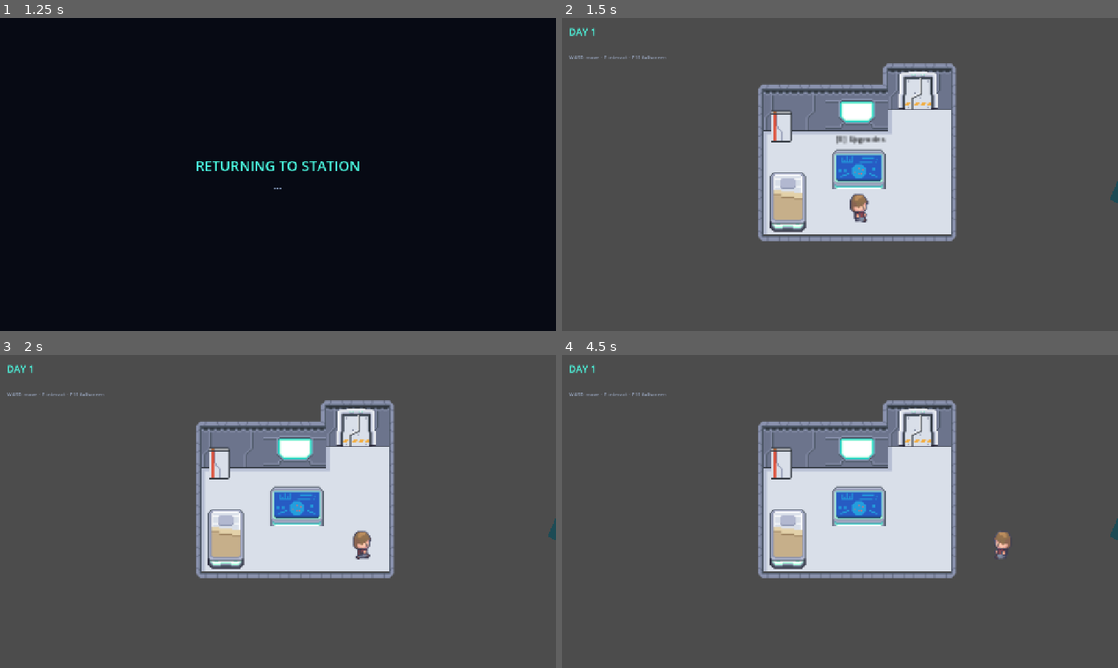
Above: before the commit, frames 1-4 (two rows, left to right).
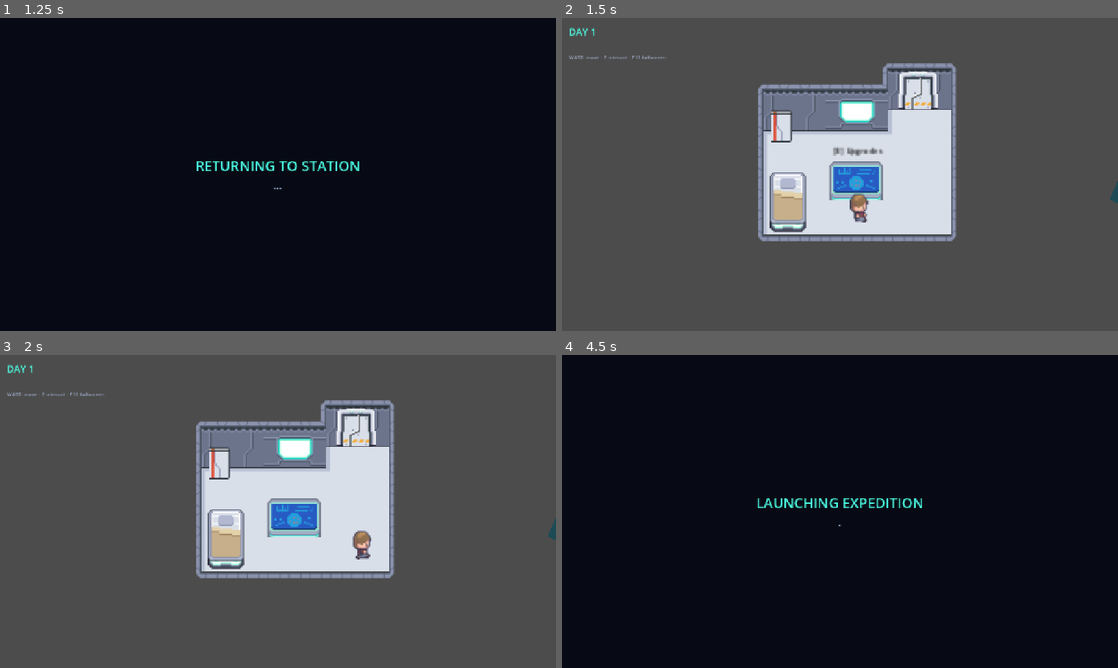
Above: after the commit, the same moments.

Repository: ahasl/kessler-cup-v01
Game: Godot game, scene res://ui/main_menu.tscn
Same seed, same stepped clock (60 frames per second), same inputs: the game is played once before the commit and once after it.
Inputs (mouse positions are in pixels of both pictures, inside the frame that each line leads up to):
- Up to frame 1 (1.25 s): click "New Game" at 0.5 s
- Up to frame 2 (1.5 s): tap Enter at 1.25 s; move the mouse to (962, 158) at 1.27 s; hold D (move_right) from 1.28 s (still down); hold E (interact) from 1.28 s (still down)
- Up to frame 3 (2 s): keep holding D (move_right); keep holding E (interact)
- Up to frame 4 (4.5 s): move the mouse to (728, 527) at 2.02 s; release D (move_right) at 2.03 s; release E (interact) at 2.03 s; hold S (move_down) 2.03-2.78 s; click (728, 527) at 2.1 s; move the mouse to (895, 442) at 2.77 s; hold D (move_right) 2.78-3.53 s; hold E (interact) 2.78-3.53 s; move the mouse to (812, 574) at 3.52 s; hold W (move_up) 3.53-4.28 s; click (812, 574) at 3.6 s; move the mouse to (1006, 558) at 4.27 s; hold A (move_left) from 4.28 s (still down); hold E (interact) from 4.28 s (still down)

Frame 1 is identical in both runs. In frame 2, 1.5% of the frame differs, in the area x 48-59%, y 37-59%; in frame 3, 1.5%; in frame 4, 100%, in the area x 0-100%, y 0-100%.

Commit message:
fix: collisions

Diff:
--- a/scenes/station/props/bed.tscn
+++ b/scenes/station/props/bed.tscn
@@ -4,7 +4,7 @@
 [ext_resource type="Texture2D" uid="uid://cj81ms7gxen5s" path="res://lib/Sci-Asset-Pack/StaticProps/Props.png" id="2_3epbb"]
 
 [sub_resource type="RectangleShape2D" id="shape"]
-size = Vector2(24, 42)
+size = Vector2(25, 42)
 
 [sub_resource type="AtlasTexture" id="AtlasTexture_o1odh"]
 atlas = ExtResource("2_3epbb")
@@ -45,4 +45,5 @@
 [node name="Blocker" type="StaticBody2D" parent="." unique_id=92497699]
 
 [node name="BlockShape" type="CollisionShape2D" parent="Blocker" unique_id=1143754805]
+position = Vector2(0.5, 0)
 shape = SubResource("shape")
--- a/scenes/station/props/research_station.tscn
+++ b/scenes/station/props/research_station.tscn
@@ -350,6 +350,9 @@
 [sub_resource type="TileSet" id="TileSet_vyrr7"]
 sources/0 = SubResource("TileSetAtlasSource_xvnye")
 
+[sub_resource type="RectangleShape2D" id="RectangleShape2D_37t68"]
+size = Vector2(29, 39)
+
 [node name="ResearchStation" type="Area2D" unique_id=710292269]
 script = ExtResource("1")
 kind = "research"
@@ -359,7 +362,6 @@
 shape = SubResource("shape")
 
 [node name="TileMapLayer" type="TileMapLayer" parent="." unique_id=2013095785]
-z_index = 1
 tile_map_data = PackedByteArray(0, 0, 1, 0, 1, 0, 0, 0, 11, 0, 3, 0, 0, 0, 1, 0, 0, 0, 0, 0, 11, 0, 2, 0, 0, 0, 1, 0, 255, 255, 0, 0, 11, 0, 1, 0, 0, 0, 0, 0, 255, 255, 0, 0, 8, 0, 4, 0, 0, 0)
 tile_set = SubResource("TileSet_vt1en")
 
@@ -378,3 +380,9 @@
 theme_override_font_sizes/font_size = 6
 text = "[E] Research"
 horizontal_alignment = 1
+
+[node name="Blocker" type="StaticBody2D" parent="." unique_id=1266018702]
+
+[node name="BlockShape" type="CollisionShape2D" parent="Blocker" unique_id=1219759023]
+position = Vector2(15.5, 4.5)
+shape = SubResource("RectangleShape2D_37t68")
--- a/scenes/station/station.tscn
+++ b/scenes/station/station.tscn
@@ -158,7 +158,7 @@
 sources/0 = SubResource("TileSetAtlasSource_ljnju")
 
 [sub_resource type="RectangleShape2D" id="RectangleShape2D_nj7xb"]
-size = Vector2(100, 100)
+size = Vector2(5.5, 137.625)
 
 [node name="Station" type="Node2D" unique_id=709947840]
 script = ExtResource("1")
@@ -181,7 +181,7 @@
 
 [node name="Terminal" parent="room/Props" unique_id=1436084319 instance=ExtResource("3")]
 unique_name_in_owner = true
-position = Vector2(-207, 188)
+position = Vector2(-209, 197)
 
 [node name="Door" parent="room/Props" unique_id=1153834871 instance=ExtResource("4")]
 unique_name_in_owner = true
@@ -210,9 +210,33 @@
 tile_map_data = PackedByteArray("AADx/wgAAAAFAAEAAADx/wkAAAAFAAIAAADy/wgAAAAGAAEAAADy/wkAAAAGAAIAAADz/wgAAAAHAAEAAADz/w …(816 unchanged characters)…
 tile_set = SubResource("TileSet_7v87s")
 
-[node name="StaticBody2D" type="StaticBody2D" parent="room/wall" unique_id=1930569144]
-
-[node name="CollisionShape2D" type="CollisionShape2D" parent="room/wall/StaticBody2D" unique_id=1409047391]
+[node name="Blocker" type="StaticBody2D" parent="room/wall" unique_id=723701736]
+
+[node name="BlockShape2" type="CollisionShape2D" parent="room/wall/Blocker" unique_id=524426604]
+position = Vector2(-195, 88.8125)
+shape = SubResource("RectangleShape2D_nj7xb")
+
+[node name="BlockShape" type="CollisionShape2D" parent="room/wall/Blocker" unique_id=1550059560]
+position = Vector2(-290.25, 183.5)
+shape = SubResource("RectangleShape2D_nj7xb")
+
+[node name="BlockShape3" type="CollisionShape2D" parent="room/wall/Blocker" unique_id=1235250441]
+position = Vector2(-214.25, 241)
+rotation = 1.5707964
+shape = SubResource("RectangleShape2D_nj7xb")
+
+[node name="BlockShape6" type="CollisionShape2D" parent="room/wall/Blocker" unique_id=1880982050]
+position = Vector2(-180, 141)
+rotation = 1.5707964
+shape = SubResource("RectangleShape2D_nj7xb")
+
+[node name="BlockShape5" type="CollisionShape2D" parent="room/wall/Blocker" unique_id=750818471]
+position = Vector2(-141, 176)
+shape = SubResource("RectangleShape2D_nj7xb")
+
+[node name="BlockShape4" type="CollisionShape2D" parent="room/wall/Blocker" unique_id=899911026]
+position = Vector2(-262, 157)
+rotation = 1.5707964
 shape = SubResource("RectangleShape2D_nj7xb")
 
 [node name="BG" type="CanvasLayer" parent="." unique_id=1545540207]
--- a/scenes/station/station_player.gd
+++ b/scenes/station/station_player.gd
@@ -26,7 +26,10 @@
 	velocity = input.normalized() * SPEED
 	move_and_slide()
 
+	var prev_dir := _last_direction
 	_update_animation(input)
+	if _last_direction != prev_dir:
+		_update_current()
 
 
 func _update_animation(input: Vector2) -> void:
@@ -65,11 +68,28 @@
 		_update_current()
 
 
+func _facing_vector() -> Vector2:
+	match _last_direction:
+		"right": return Vector2.RIGHT
+		"left":  return Vector2.LEFT
+		"top":   return Vector2.UP
+		_:       return Vector2.DOWN
+
+
 func _update_current() -> void:
 	if _current != null:
 		_current.set_highlight(false)
 
-	_current = _nearby.back() if not _nearby.is_empty() else null
+	var facing := _facing_vector()
+	var best: Interactable = null
+	var best_dot := 0.0  # must be in front (dot > 0)
 
+	for item in _nearby:
+		var dot := (item.global_position - global_position).normalized().dot(facing)
+		if dot > best_dot:
+			best_dot = dot
+			best = item
+
+	_current = best
 	if _current != null:
 		_current.set_highlight(true)
